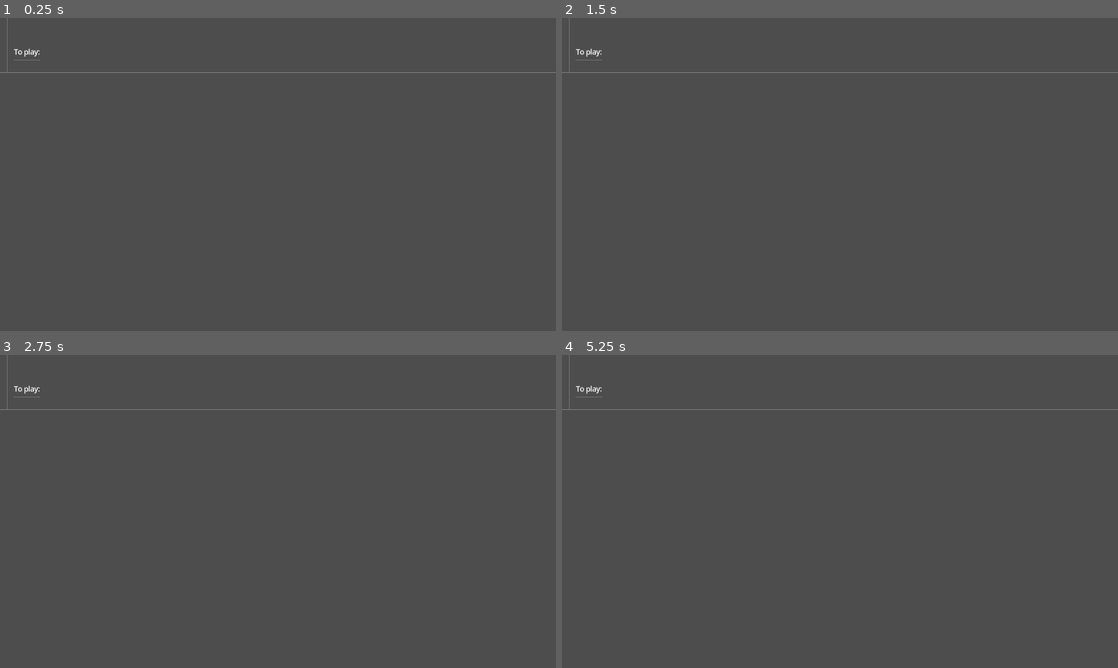
Above: before the commit, frames 1-4 (two rows, left to right).
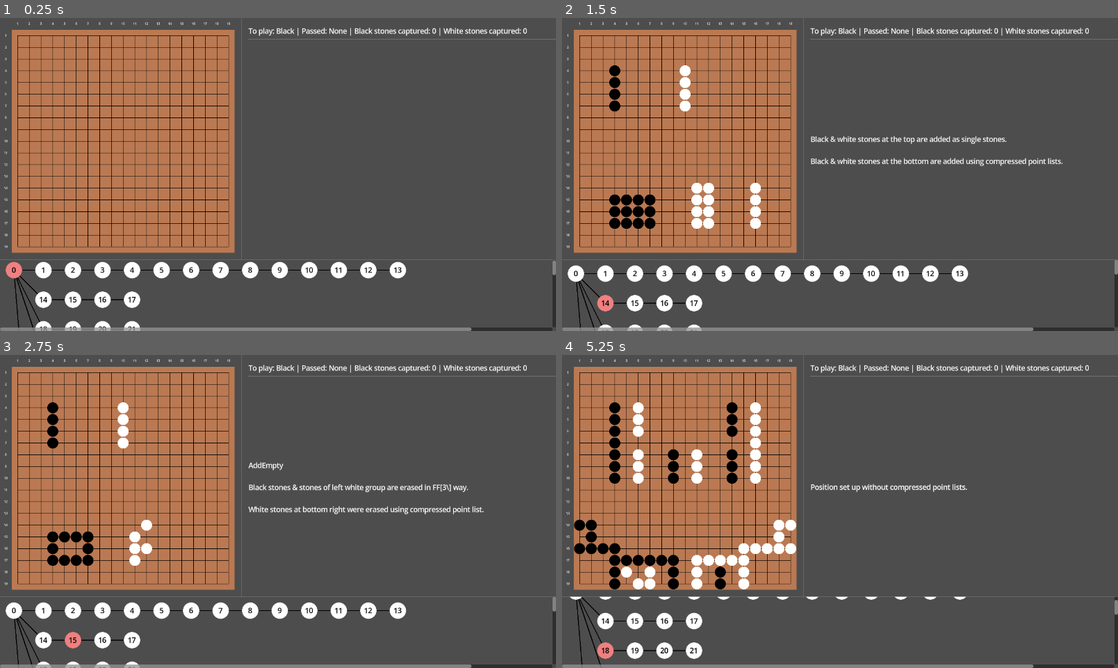
Above: after the commit, the same moments.

Repository: MichalHrbek/gdgo
Game: Godot game, scene res://scenes/main.tscn
Two runs of this game, one before a commit and one after it. Both use one fixed random seed, a clock stepped at 60 frames per second and the inputs below.
Inputs (mouse positions are in pixels of both pictures, inside the frame that each line leads up to):
- Up to frame 1 (0.25 s): no input
- Up to frame 2 (1.5 s): tap Enter at 0.5 s; move the mouse to (962, 158) at 0.52 s; hold Right (ui_right) 0.53-1.28 s; click (962, 158) at 0.67 s; tap Space at 1.25 s; move the mouse to (728, 190) at 1.27 s; hold Down (ui_down) from 1.28 s (still down); click (728, 190) at 1.42 s
- Up to frame 3 (2.75 s): tap Enter at 2 s; move the mouse to (333, 442) at 2.02 s; release Down (ui_down) at 2.03 s; hold Right (ui_right) from 2.03 s (still down); click (333, 442) at 2.17 s
- Up to frame 4 (5.25 s): tap Space at 2.75, 4.25 s; move the mouse to (812, 574) at 2.77 s; release Right (ui_right) at 2.78 s; hold Up (ui_up) 2.78-3.53 s; click (812, 574) at 2.92 s; tap Enter at 3.5 s; move the mouse to (1006, 558) at 3.52 s; hold Left (ui_left) 3.53-5.03 s; click (1006, 558) at 3.67 s; move the mouse to (673, 464) at 4.27 s; click (673, 464) at 4.42 s; move the mouse to (867, 511) at 5.02 s; hold Down (ui_down) from 5.03 s (still down); click (867, 511) at 5.17 s

The runs differ from the first frame. In frame 1, 34% of the frame differs, in the area x 0-100%, y 0-100%; in frame 2, 34%; in frame 3, 34%; in frame 4, 33%.
Error before the commit: Cannot call method 'get_as_text' on a null value. (res://scripts/go/ui/sgf_tree_vis.gd:21)

Commit message:
Show current game state

Diff:
--- a/scenes/main.tscn
+++ b/scenes/main.tscn
@@ -1,14 +1,11 @@
 [gd_scene format=3 uid="uid://bcxwy2weokxef"]
 
-[ext_resource type="Script" uid="uid://dlpfgk8x0nyla" path="res://scripts/sgf/sgf.gd" id="1_jyhfs"]
+[ext_resource type="Script" uid="uid://hfk0hqouwuei" path="res://scripts/go/ui/game_state_ui.gd" id="2_jyhfs"]
 [ext_resource type="Script" uid="uid://d4bwd2p4ppo3l" path="res://scripts/go/ui/board.gd" id="2_tbgi4"]
 [ext_resource type="Script" uid="uid://dm8721x0payo4" path="res://scripts/go/ui/comment_box.gd" id="3_jyhfs"]
 [ext_resource type="Script" uid="uid://cftxeap8dnx5r" path="res://scripts/go/ui/sgf_tree_vis.gd" id="3_tefeu"]
 
 [node name="Node2D" type="Node2D" unique_id=1049589408]
-
-[node name="Node" type="Node" parent="." unique_id=1646888487]
-script = ExtResource("1_jyhfs")
 
 [node name="CanvasLayer" type="CanvasLayer" parent="." unique_id=816240048]
 
@@ -44,15 +41,17 @@
 
 [node name="VBoxContainer" type="VBoxContainer" parent="CanvasLayer/VBoxContainer/HBoxContainer" unique_id=769405261]
 layout_mode = 2
-size_flags_horizontal = 2
+size_flags_horizontal = 3
 
 [node name="Control" type="Control" parent="CanvasLayer/VBoxContainer/HBoxContainer/VBoxContainer" unique_id=1672609902]
-custom_minimum_size = Vector2(0, 64)
+custom_minimum_size = Vector2(0, 16)
 layout_mode = 2
 
 [node name="GameState" type="Label" parent="CanvasLayer/VBoxContainer/HBoxContainer/VBoxContainer" unique_id=181128060]
 layout_mode = 2
-text = "To play:"
+text = "Load game"
+autowrap_mode = 3
+script = ExtResource("2_jyhfs")
 
 [node name="HSeparator" type="HSeparator" parent="CanvasLayer/VBoxContainer/HBoxContainer/VBoxContainer" unique_id=1722079066]
 layout_mode = 2
@@ -62,6 +61,7 @@
 size_flags_horizontal = 3
 size_flags_vertical = 3
 vertical_alignment = 1
+autowrap_mode = 3
 script = ExtResource("3_jyhfs")
 
 [node name="HSeparator" type="HSeparator" parent="CanvasLayer/VBoxContainer" unique_id=209413034]
@@ -82,4 +82,5 @@
 board = NodePath("../../HBoxContainer/MarginContainer/Control/GameBoard")
 
 [connection signal="state_changed" from="CanvasLayer/VBoxContainer/ScrollContainer/SgfTreeVis" to="CanvasLayer/VBoxContainer/HBoxContainer/MarginContainer/Control/GameBoard" method="_on_state_changed"]
+[connection signal="state_changed" from="CanvasLayer/VBoxContainer/ScrollContainer/SgfTreeVis" to="CanvasLayer/VBoxContainer/HBoxContainer/VBoxContainer/GameState" method="_on_state_changed"]
 [connection signal="state_changed" from="CanvasLayer/VBoxContainer/ScrollContainer/SgfTreeVis" to="CanvasLayer/VBoxContainer/HBoxContainer/VBoxContainer/Comment" method="_on_state_changed"]
--- a/scripts/go/ui/board.gd
+++ b/scripts/go/ui/board.gd
@@ -6,6 +6,8 @@
 
 const board_piece_scene: PackedScene = preload("res://scenes/board_piece.tscn")
 var last_viewport_size: Vector2
+
+var current_state: GameState
 
 func _board_label(text: String) -> Label:
 	var label := Label.new()
@@ -48,8 +50,15 @@
 
 			var piece: BoardPiece = board_piece_scene.instantiate()
 			piece.update(state.get_stone(pos), pos, state.board_size)
+			piece.gui_input.connect(_on_piece_input_event.bind(pos))
 
 			control_grid[pos].add_child(piece)
+
+func _on_piece_input_event(event: InputEvent, pos: Vector2i) -> void:
+	if event is InputEventMouseButton:
+		if event.pressed:
+			if event.button_index == MouseButton.MOUSE_BUTTON_LEFT:
+				pass
 
 func ensure_size():
 	var fit_scale = min(get_viewport_rect().size.y*0.75/(64.0*rows), get_viewport_rect().size.x*0.8/(64.0*columns))
@@ -57,6 +66,7 @@
 	get_parent().custom_minimum_size = size*scale
 
 func _on_state_changed(state: GameState, _node: SGF.SgfNode) -> void:
+	current_state = state
 	if control_grid:
 		goto(state)
 	else:
--- /dev/null
+++ b/scripts/go/ui/game_state_ui.gd
@@ -0,0 +1,12 @@
+extends Label
+
+func color_str(color: Stone.StoneColor) -> String:
+	return {
+		Stone.StoneColor.NONE: "None",
+		Stone.StoneColor.WHITE: "White",
+		Stone.StoneColor.BLACK: "Black",
+		Stone.StoneColor.BOTH: "Both",
+	}[color]
+
+func _on_state_changed(state: GameState, _node: RefCounted) -> void:
+	text = "To play: %s | Passed: %s | Black stones captured: %d | White stones captured: %d" % [color_str(state.to_play), color_str(state.passed), state.black_captured, state.white_captured]
--- a/scripts/go/ui/sgf_tree_vis.gd
+++ b/scripts/go/ui/sgf_tree_vis.gd
@@ -17,8 +17,8 @@
 
 func _ready() -> void:
 	#var s := SGF.SgfFile.new("(;FF[4]GM[1]SZ[19];B[aa];W[bb];B[cc];W[dd];B[ad];W[bd])")
-	#var s := SGF.SgfFile.new(FileAccess.open("res://examples/ff4_ex.sgf.txt", FileAccess.READ).get_as_text())
-	var s := SGF.SgfFile.new(FileAccess.open("res://examples/99.sgf.txt", FileAccess.READ).get_as_text())
+	var s := SGF.SgfFile.new(FileAccess.open("res://examples/ff4_ex.sgf.txt", FileAccess.READ).get_as_text())
+	#var s := SGF.SgfFile.new(FileAccess.open("res://examples/99.sgf.txt", FileAccess.READ).get_as_text())
 	#var s := SGF.SgfFile.new(FileAccess.open("res://examples/tree.sgf.txt", FileAccess.READ).get_as_text())
 	#var s := SGF.SgfFile.new(FileAccess.open("res://examples/print1.sgf.txt", FileAccess.READ).get_as_text())
 	s.parse()
Not shown, added: scripts/go/ui/game_state_ui.gd.uid
